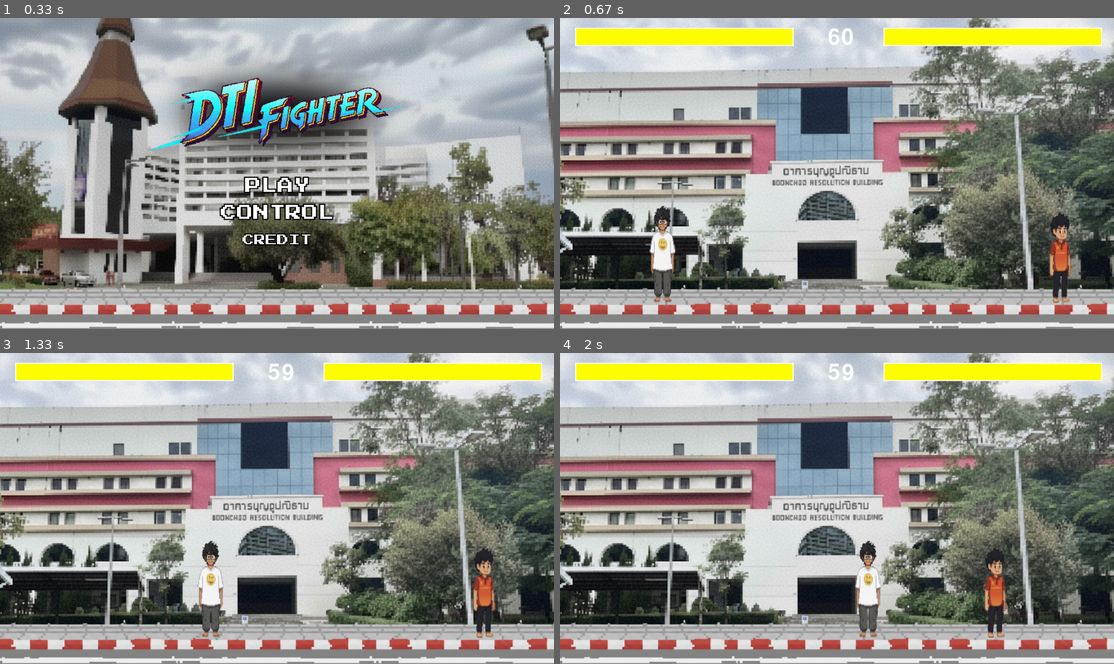
Above: before the commit, frames 1-4 (two rows, left to right).
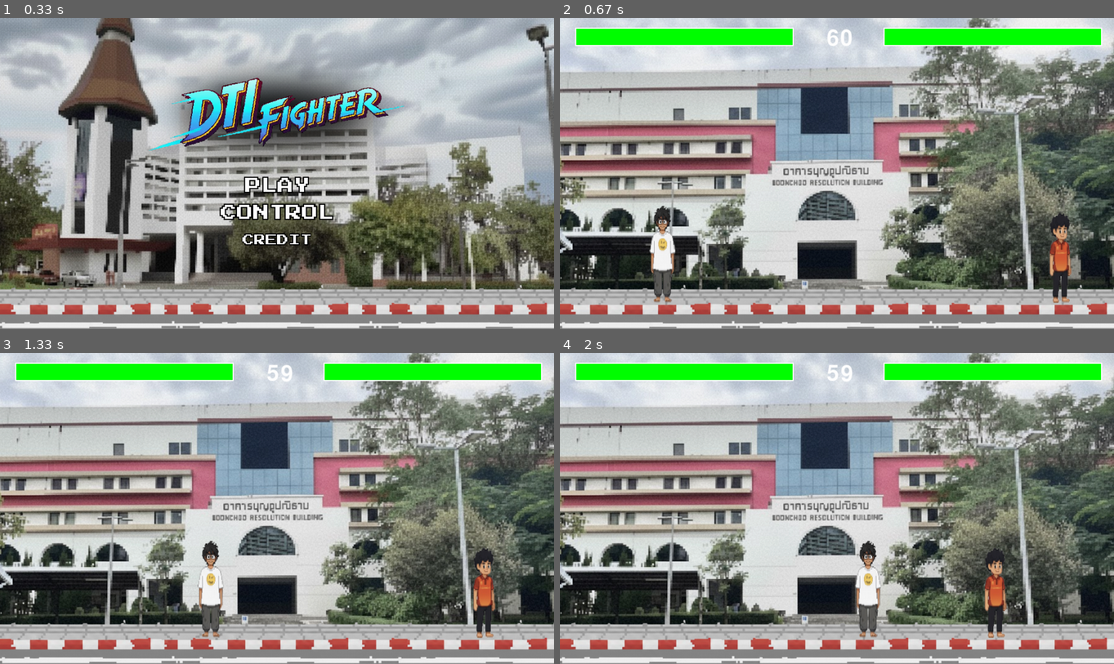
Above: after the commit, the same moments.

Repository: Blacxs23/5TuaSureJing-Python-Game-Project
Game: pygame game, started from New-game/Menu.py
Same seed, same stepped clock (60 frames per second), same inputs: the game is played once before the commit and once after it.
Inputs (mouse positions are in pixels of both pictures, inside the frame that each line leads up to):
- Up to frame 1 (0.33 s): no input
- Up to frame 2 (0.67 s): click (837, 185) at 0.38 s
- Up to frame 3 (1.33 s): tap E at 0.67 s; hold D from 1 s (still down); tap J at 1.07 s
- Up to frame 4 (2 s): tap J at 1.37, 1.57, 1.9 s; release D at 1.47 s; hold W 1.5-1.8 s; hold D from 1.83 s (still down)

Frame 1 is identical in both runs. In frame 2, 4.2% of the frame differs, in the area x 2-98%, y 3-10%; in frame 3, 4.3%; in frame 4, 4.3%.

Commit message:
fix position and change color

Diff:
--- a/New-game/Main.py
+++ b/New-game/Main.py
@@ -19,7 +19,7 @@
 
     #กำหนดสี  #stamp
     RED = (255, 0, 0)
-    YELLOW = (255, 255, 0)
+    GREEN = (0, 255, 0)
     WHITE = (255, 255, 255)
 
     #ฟังชั่นวาดหลอดเลือด  #stamp
@@ -27,7 +27,7 @@
         ratio = health / 100
         pygame.draw.rect(screen, WHITE, (x - 2, y - 2, 404, 34))
         pygame.draw.rect(screen, RED, (x, y, 400, 30))
-        pygame.draw.rect(screen, YELLOW, (x, y, 400 * ratio, 30))
+        pygame.draw.rect(screen, GREEN, (x, y, 400 * ratio, 30))
 
     # define fighter variables
     PUNYA_SIZE = 160
@@ -88,7 +88,7 @@
         #load font
 
         text = font.render(str(countdown), True, (255, 255, 255))
-        screen.blit(text, (495, 17))
+        screen.blit(text, (493, 19))
 
         #แสดงหลอดเลือด   #stamp
         draw_health_bar(fighter_1.health, 30, 20)
